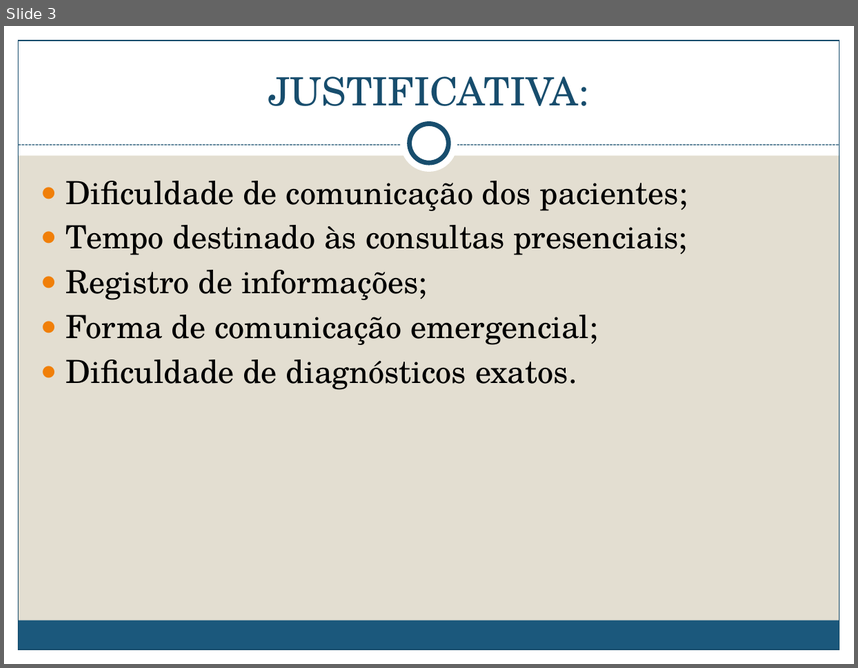
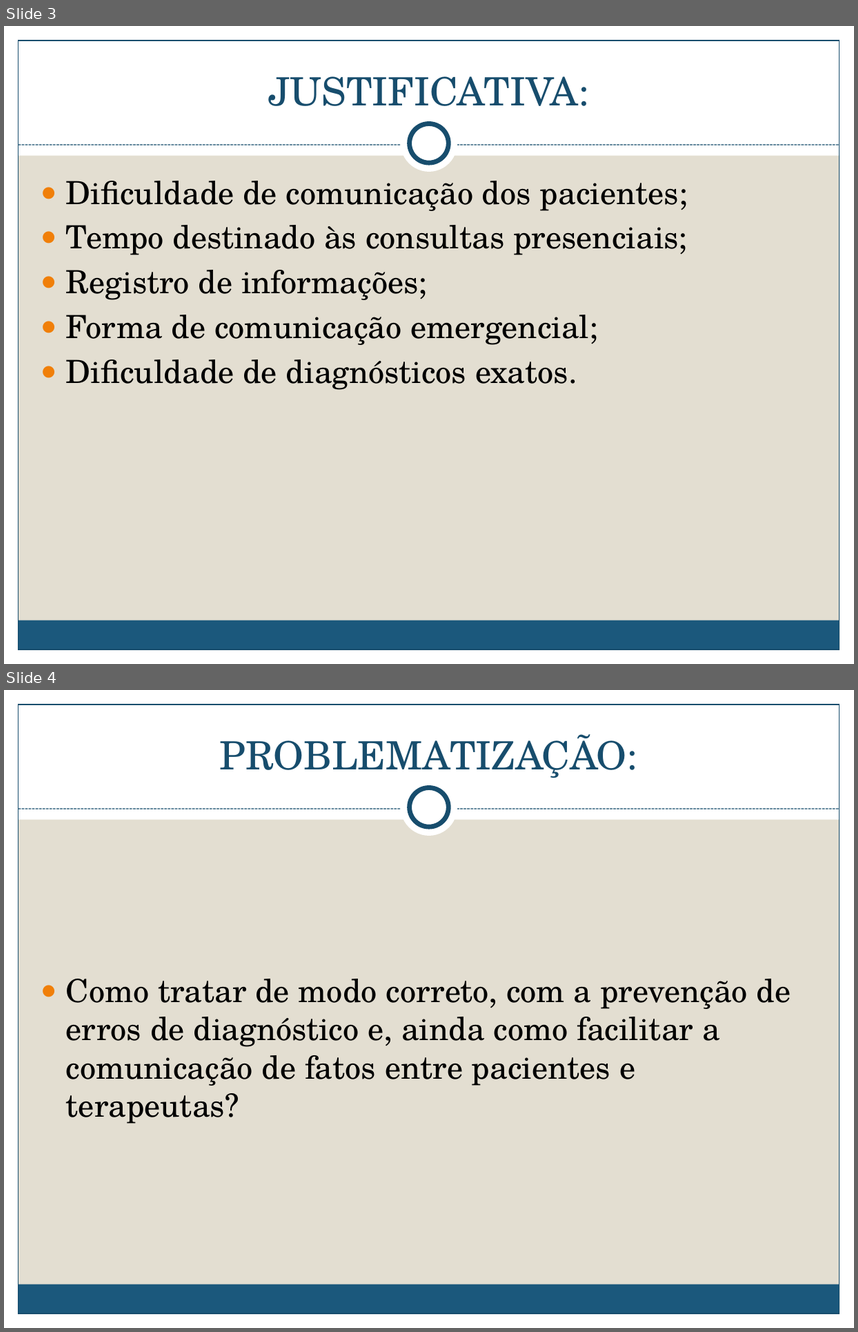
Before and after one commit to jhenitmj/PSIQ, a slide deck: DocumentoPSIQ/PSIQ.pptx. Shown one above the other, each under a label of ours: slide 3 before the commit, slides 3 and 4 after it. The pictures are 858x668 and 858x1332 pixels, drawn with LibreOffice and Linux fonts; fonts in the diff are those of the drawing. Boxes give left, top, right and bottom in pixels: in the first picture for what was removed or moved away, otherwise in the second. Text is boxed around its words. In the diff, an @@ line names an element or a change of style, - is before the commit and + after.

```diff
--- a/DocumentoPSIQ/PSIQ.pptx
+++ b/DocumentoPSIQ/PSIQ.pptx
@@ slide 4 added at <box>4,690,854,1328</box>, background #E3DED1; not listed: 9 template elements that a slide beside it also shows @@
@@ title added at <box>219,734,637,778</box>, 33 pt, text #184E6D @@
+PROBLEMATIZAÇÃO:
@@ text added at <box>66,978,791,1123</box>, 27 pt, text #000000 @@
+● Como tratar de modo correto, com a prevenção de erros de diagnóstico e, ainda como facilitar a comunicação de fatos entre pacientes e terapeutas?
```
Also in this commit, not shown: 2 slides changed, 6 other slides added.
